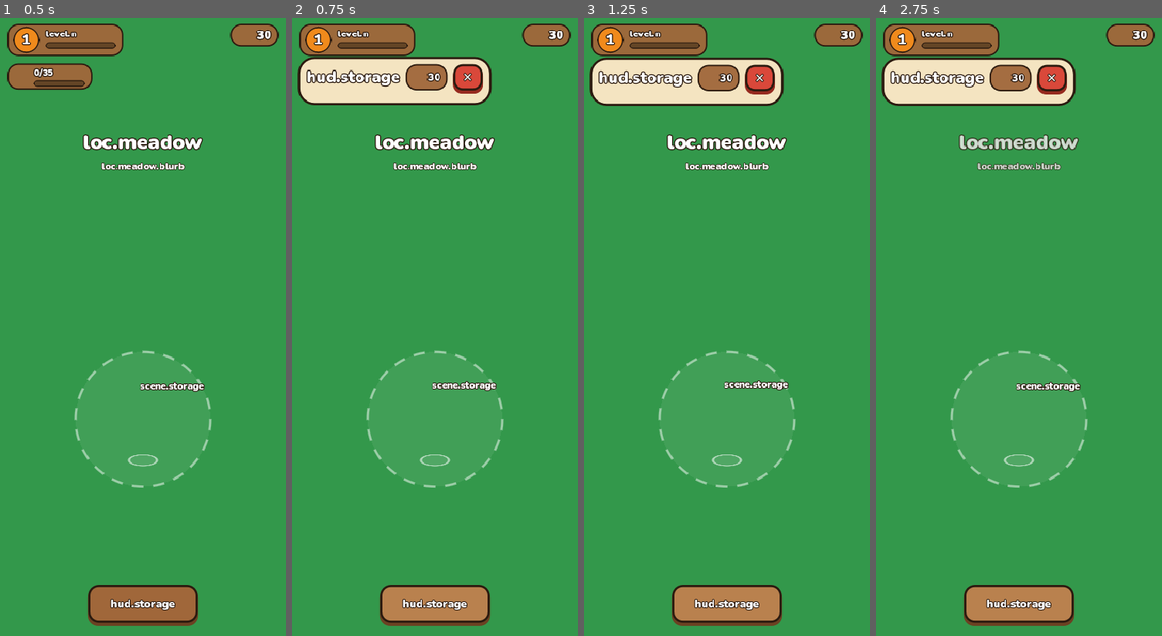
Above: before the commit, frames 1-4 (left to right).
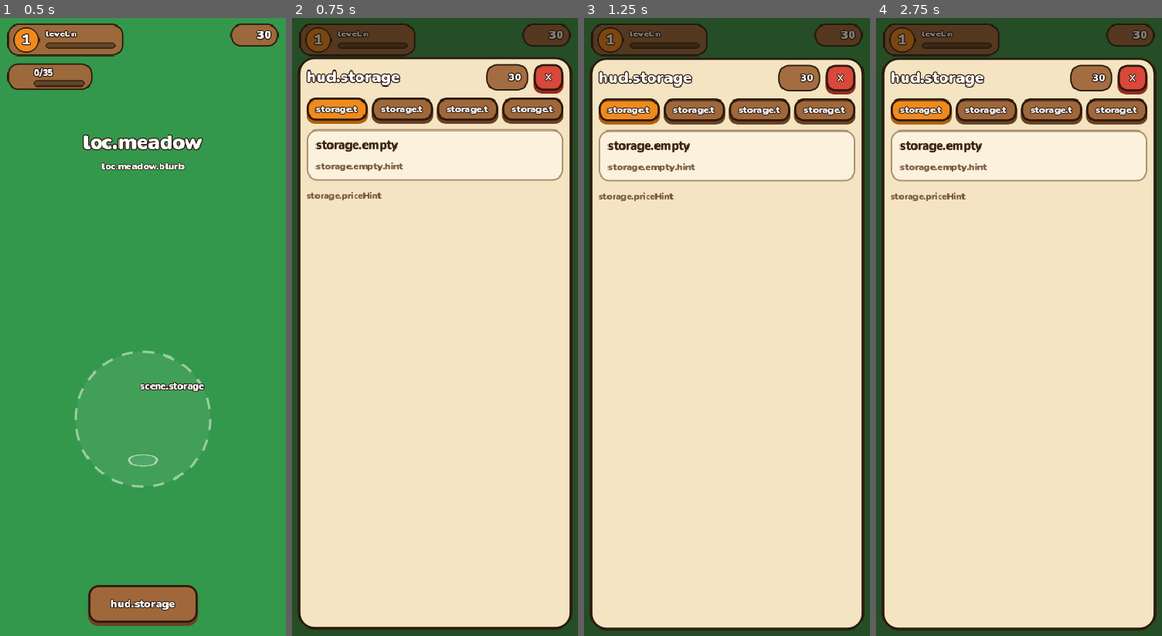
Above: after the commit, the same moments.

Repository: BaturinIgor/GameFarm
Game: Godot game, scene res://scenes/main.tscn
Two runs of this game, one before a commit and one after it. Both use one fixed random seed, a clock stepped at 60 frames per second and the inputs below.
Inputs:
- Up to frame 1 (0.5 s): no input
- Up to frame 2 (0.75 s): click "hud.storage" at 0.5 s
- Up to frame 3 (1.25 s): no input
- Up to frame 4 (2.75 s): click "✕" at 1.25 s; click "hud.storage" at 2 s

Frame 1 is identical in both runs. In frame 2, 96% of the frame differs, in the area x 0-100%, y 0-100%; in frame 3, 96%; in frame 4, 96%.

Commit message:
Godot: full-rect anchoring for sheets and joystick, screenshot run drives real touches
Co-Authored-By: Claude Opus 5.5 <noreply@anthropic.com>
Claude-Session: https://claude.ai/code/session_01KB9UT2PnJvNq3jxcqRz319

Diff:
--- a/godot/scripts/debug/shot_driver.gd
+++ b/godot/scripts/debug/shot_driver.gd
@@ -25,13 +25,17 @@
 				_shot("1_start")
 				_step = 1
 		1:
-			# Идём к ближайшей добываемой точке
+			# Идём к ближайшей добываемой точке настоящими касаниями (проверка джойстика)
 			var target := _nearest(world)
-			if target != null:
+			var origin := Vector2(195, 620)
+			if _frame == 91:
+				_touch(origin, true)
+			elif target != null:
 				var d := target.position - world.player.position
-				world.joystick.vector = d.normalized() if d.length() > 40.0 else Vector2.ZERO
+				var knob := origin + (d.normalized() * 50.0 if d.length() > 40.0 else Vector2.ZERO)
+				_drag(knob)
 			if _frame == 330:
-				world.joystick.vector = Vector2.ZERO
+				_touch(origin, false)
 				_shot("2_gather")
 				_step = 2
 		2:
@@ -52,6 +56,23 @@
 				get_tree().quit()
 
 
+func _touch(p: Vector2, pressed: bool) -> void:
+	var e := InputEventMouseButton.new()
+	e.button_index = MOUSE_BUTTON_LEFT
+	e.pressed = pressed
+	e.position = p
+	e.global_position = p
+	Input.parse_input_event(e)
+
+
+func _drag(p: Vector2) -> void:
+	var e := InputEventMouseMotion.new()
+	e.position = p
+	e.global_position = p
+	e.button_mask = MOUSE_BUTTON_MASK_LEFT
+	Input.parse_input_event(e)
+
+
 func _nearest(world: World) -> ResourceSpot:
 	var best: ResourceSpot = null
 	var bd := INF
--- a/godot/scripts/main.gd
+++ b/godot/scripts/main.gd
@@ -23,7 +23,7 @@
 	fade_layer.layer = 50
 	var fader := ColorRect.new()
 	fader.color = Color.BLACK
-	fader.set_anchors_preset(Control.PRESET_FULL_RECT)
+	fader.set_anchors_and_offsets_preset(Control.PRESET_FULL_RECT)
 	fader.mouse_filter = Control.MOUSE_FILTER_IGNORE
 	fader.modulate.a = 0.0
 	fader.visible = false
--- a/godot/scripts/ui/hud.gd
+++ b/godot/scripts/ui/hud.gd
@@ -19,7 +19,7 @@
 
 func _ready() -> void:
 	layer = 10
-	root.set_anchors_preset(Control.PRESET_FULL_RECT)
+	root.set_anchors_and_offsets_preset(Control.PRESET_FULL_RECT)
 	root.mouse_filter = Control.MOUSE_FILTER_IGNORE
 	add_child(root)
 	_build_top()
--- a/godot/scripts/ui/sheet.gd
+++ b/godot/scripts/ui/sheet.gd
@@ -13,18 +13,18 @@
 
 
 func _ready() -> void:
-	set_anchors_preset(Control.PRESET_FULL_RECT)
+	set_anchors_and_offsets_preset(Control.PRESET_FULL_RECT)
 	mouse_filter = Control.MOUSE_FILTER_STOP
 	var dim := ColorRect.new()
 	dim.color = UiKit.DIM
-	dim.set_anchors_preset(Control.PRESET_FULL_RECT)
+	dim.set_anchors_and_offsets_preset(Control.PRESET_FULL_RECT)
 	dim.gui_input.connect(func(e: InputEvent) -> void:
 		if e is InputEventMouseButton and e.pressed:
 			close())
 	add_child(dim)
 
 	var insets := UiKit.safe_insets(get_viewport())
-	_panel.set_anchors_preset(Control.PRESET_FULL_RECT)
+	_panel.set_anchors_and_offsets_preset(Control.PRESET_FULL_RECT)
 	_panel.offset_left = 8
 	_panel.offset_right = -8
 	_panel.offset_top = insets["top"] + 54
--- a/godot/scripts/world/joystick.gd
+++ b/godot/scripts/world/joystick.gd
@@ -15,7 +15,7 @@
 
 
 func _ready() -> void:
-	set_anchors_preset(Control.PRESET_FULL_RECT)
+	set_anchors_and_offsets_preset(Control.PRESET_FULL_RECT)
 	# Ловит касания там, где нет кнопок интерфейса (интерфейс лежит слоем выше)
 	mouse_filter = Control.MOUSE_FILTER_STOP
 
